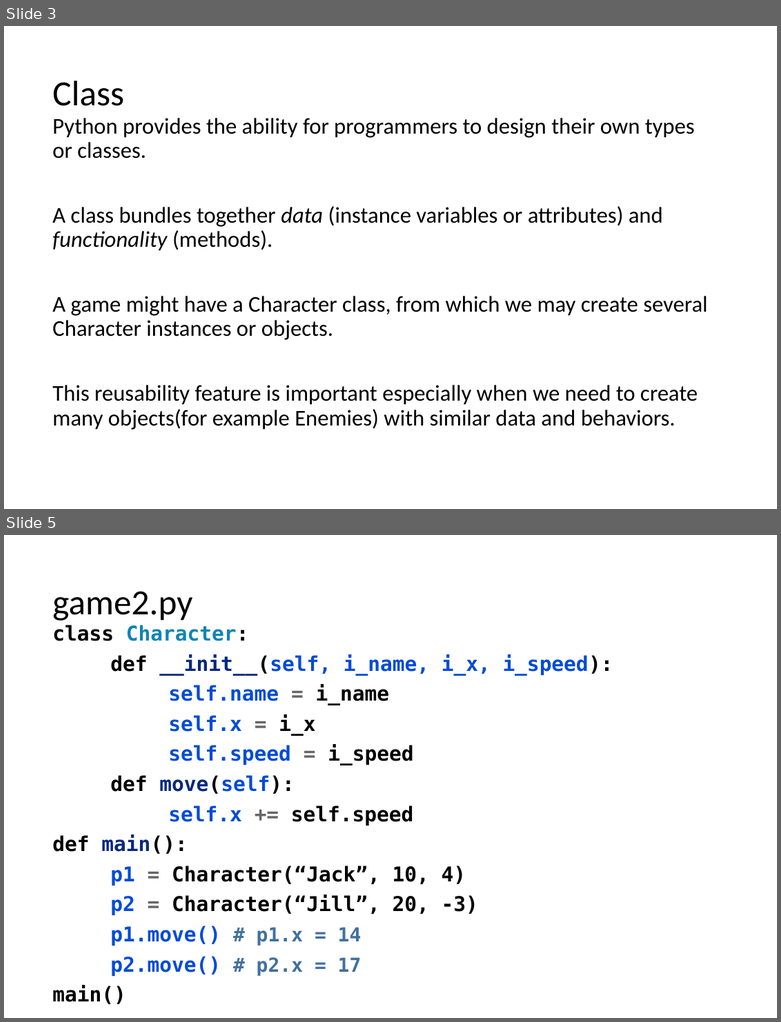
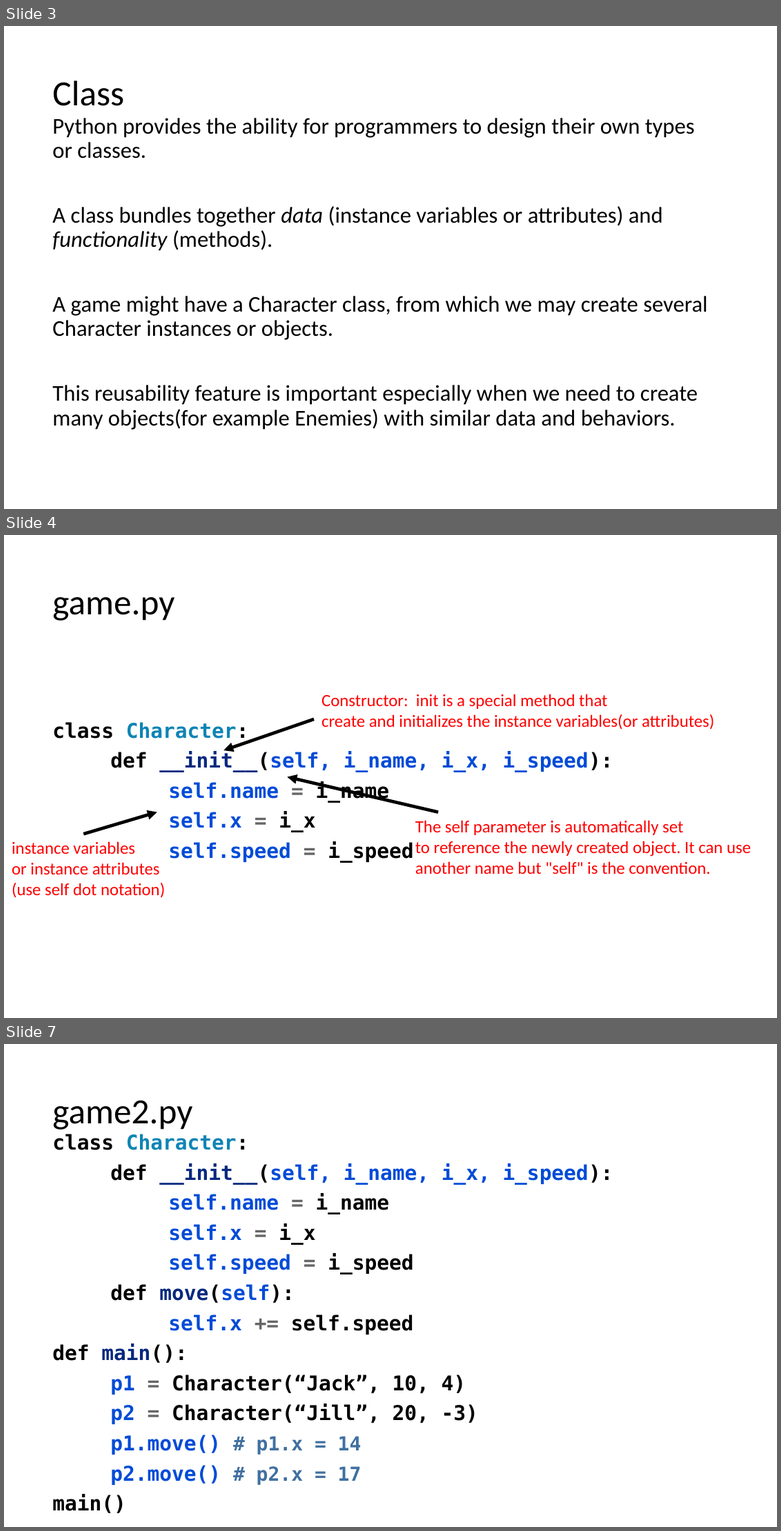
Before and after one commit to LongBaoNguyen/longbaonguyen.github.io, a slide deck: courses/apcsp/lect9.pptx. Shown one above the other, each under a label of ours: slides 3 and 5 before the commit, slides 3, 4 and 7 after it; the slides between them are not shown. The pictures are 781x1022 and 781x1531 pixels, drawn with LibreOffice and Linux fonts; fonts in the diff are those of the drawing. Boxes give left, top, right and bottom in pixels: in the first picture for what was removed or moved away, otherwise in the second. Text is boxed around its words. In the diff, an @@ line names an element or a change of style, - is before the commit and + after.

```diff
--- a/courses/apcsp/lect9.pptx
+++ b/courses/apcsp/lect9.pptx
@@ slide 4 added at [4, 535, 777, 1018], background #FFFFFF @@
@@ title added at [52, 597, 174, 621], 33 pt, text #000000 @@
+game.py
@@ text added at [321, 694, 714, 730], 16 pt, text #FF0000 @@
+Constructor: init is a special method that
+create and initializes the instance variables(or attributes)
@@ arrow added from (314, 719) to (223, 750), #000000 3 pt @@
@@ text added at [52, 722, 613, 862], 19 pt, text #004BD7, bold @@
+class Character:
+def __init__(self, i_name, i_x, i_speed):
+self.name = i_name
+self.x = i_x
+self.speed = i_speed
@@ arrow added from (438, 812) to (287, 777), #000000 3 pt @@
@@ arrow added from (83, 834) to (157, 812), #000000 3 pt @@
@@ text added at [415, 820, 751, 874], 16 pt, text #FF0000 @@
+The self parameter is automatically set
+to reference the newly created object. It can use
+another name but "self" is the convention.
@@ text added at [12, 841, 165, 898], 16 pt, text #FF0000 @@
+instance variables
+or instance attributes
+(use self dot notation)
@@ what was slide 5 is now slide 7 @@
```
Also in this commit, not shown: 2 slides changed, 2 other slides added, 3 other files.
